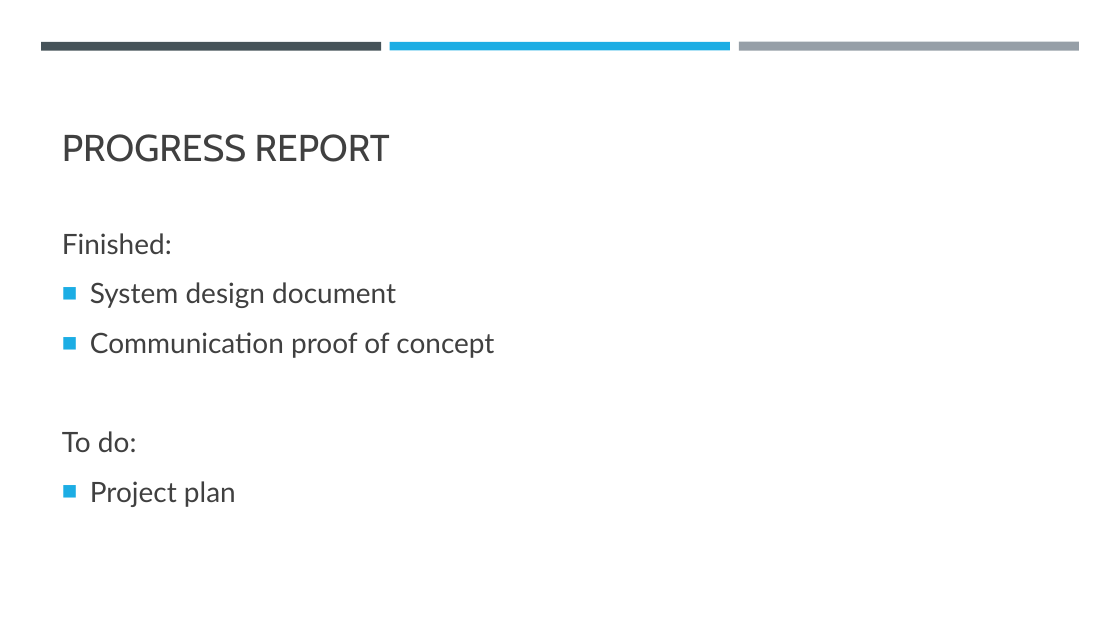
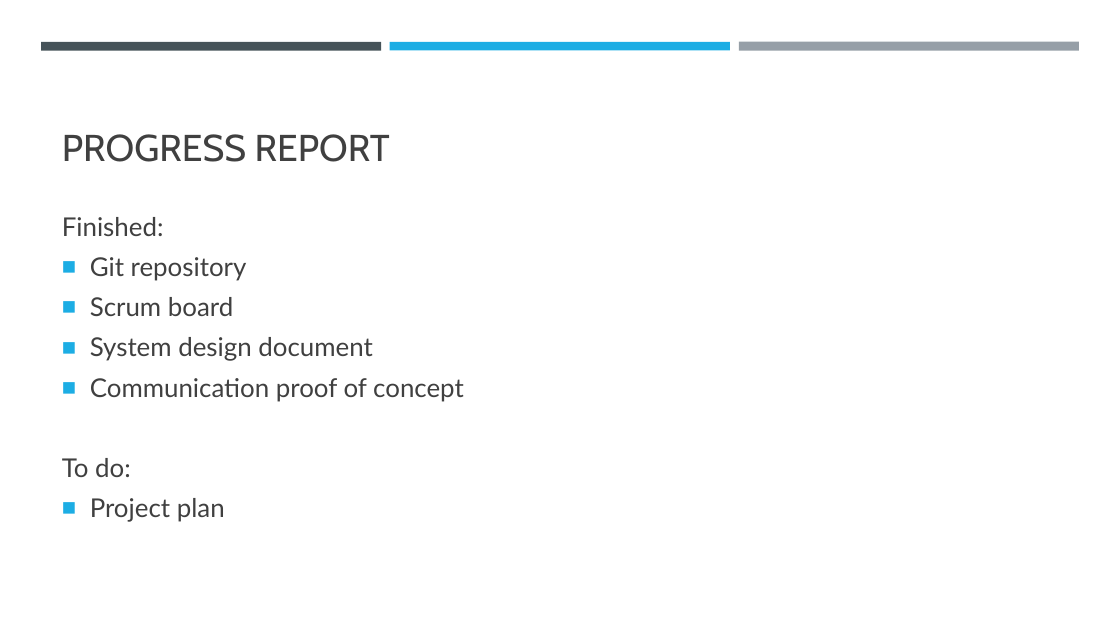
Before and after one commit to ivolvanov/gameconsole, a slide deck: slide 2 of docs/Sprint1/sprint1_presentation.pptx. Drawn at 1120x630 pixels with LibreOffice and Linux fonts; fonts in the diff are those of the drawing. Boxes give left, top, right and bottom in pixels: in the first picture for what was removed or moved away, otherwise in the second. Text is boxed around its words. In the diff, an @@ line names an element or a change of style, - is before the commit and + after.

Commit message:
Updated presentation

```diff
--- a/docs/Sprint1/sprint1_presentation.pptx
+++ b/docs/Sprint1/sprint1_presentation.pptx
@@ text at (x1=62, y1=217, x2=464, y2=522): size 24 to 22.2 pt in "Finished:", "System design document", "Communication proof of concept", "To do:" and 1 more places; line spacing 1.1 to 0.9 @@
@@ text at (x1=90, y1=257, x2=247, y2=316): paragraphs added @@
+■ Git repository
+■ Scrum board
```
